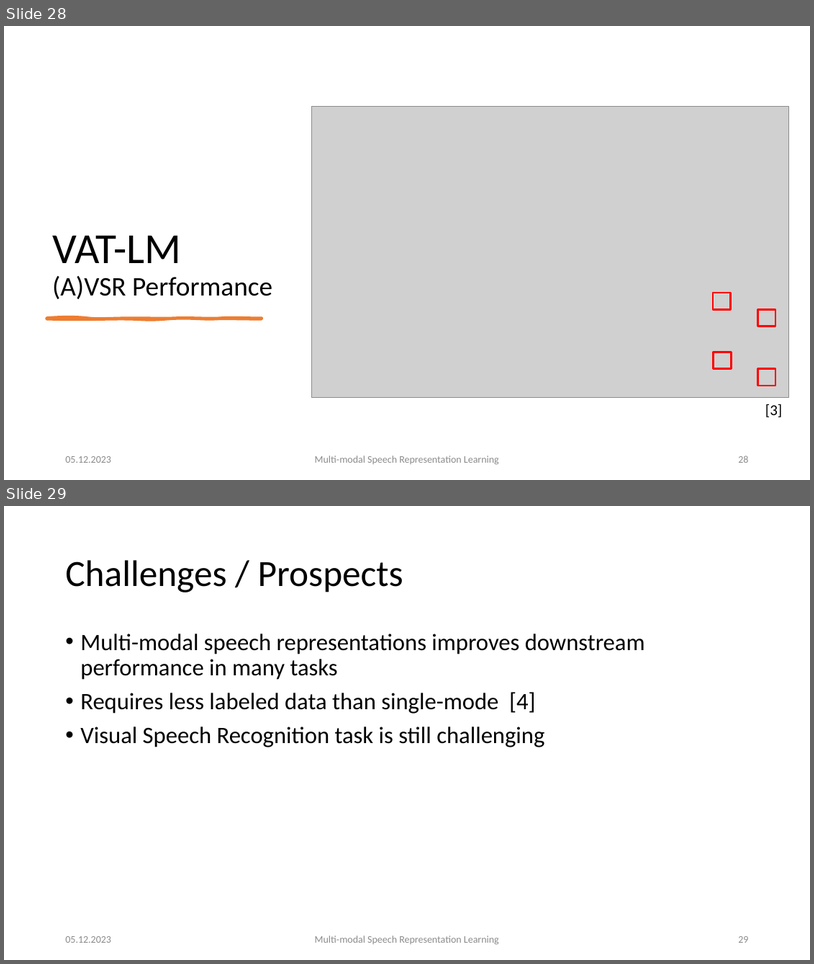
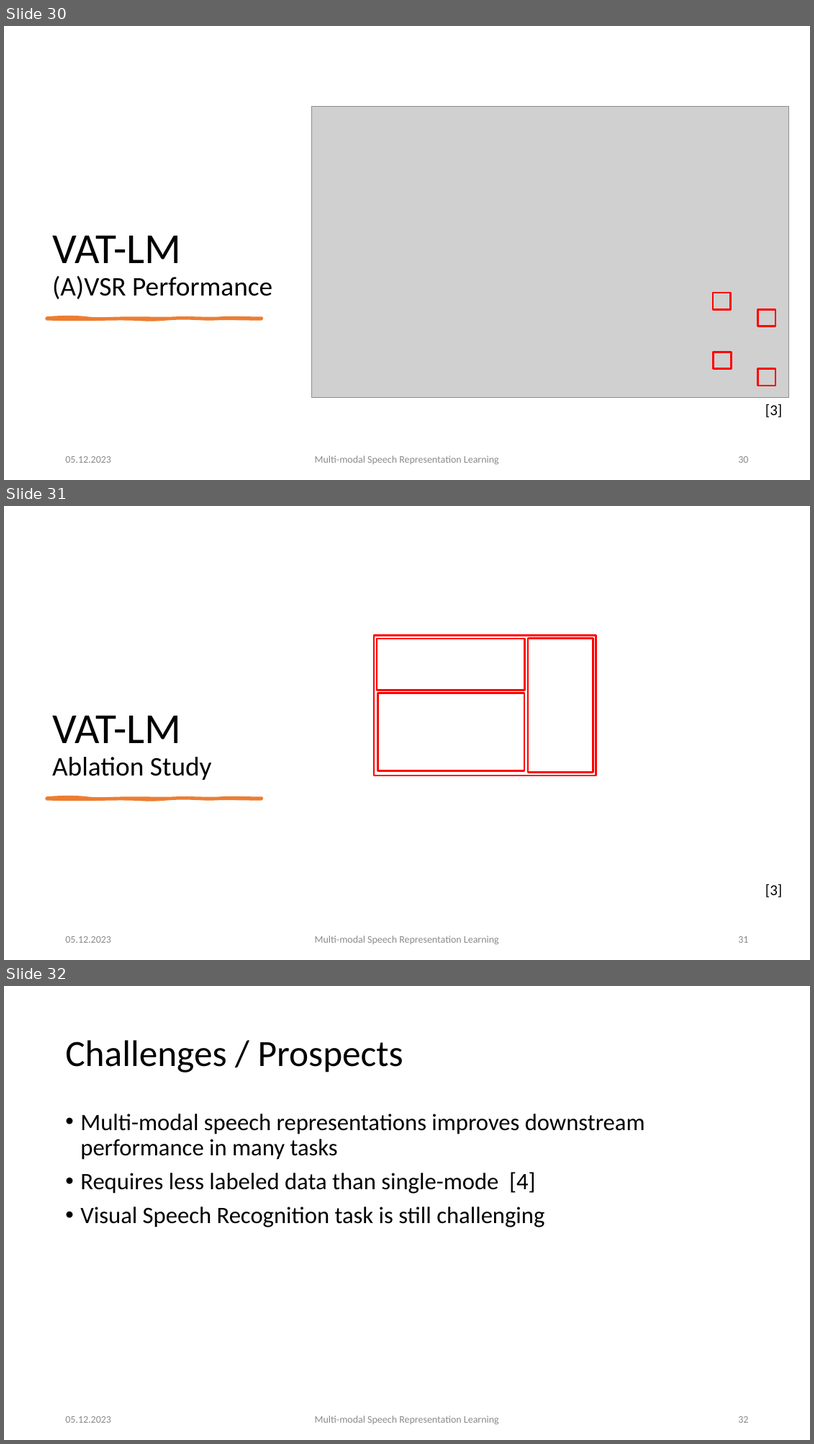
Before and after one commit to carlos-schmidt/nn-seminar, a slide deck: presentation.pptx. Shown one above the other, each under a label of ours: slides 28 and 29 before the commit, slides 30, 31 and 32 after it. The pictures are 814x964 and 814x1444 pixels, drawn with LibreOffice and Linux fonts; fonts in the diff are those of the drawing; grey boxes stand for pictures. Boxes give left, top, right and bottom in pixels: in the first picture for what was removed or moved away, otherwise in the second. Text is boxed around its words. In the diff, an @@ line names an element or a change of style, - is before the commit and + after.

Commit message:
Add some ablation studies

```diff
--- a/presentation.pptx
+++ b/presentation.pptx
@@ slide 31 added at box(4, 506, 810, 960), background #FFFFFF @@
@@ rectangle added at box(374, 636, 597, 775), outline #FF0000 2.25 pt @@
@@ rectangle added at box(377, 638, 525, 690), outline #FF0000 2.25 pt @@
@@ rectangle added at box(528, 638, 594, 772), outline #FF0000 2.25 pt @@
@@ rectangle added at box(378, 693, 525, 771), outline #FF0000 2.25 pt @@
@@ title added at box(52, 715, 212, 780), 32 pt, text #000000 @@
+VAT-LM
+Ablation Study
@@ freeform shape added at box(46, 798, 262, 799), fill #ED7D31, outline #ED7D31 3 pt @@
@@ text added at box(766, 883, 782, 897), 18 pt, text #000000 @@
+[3]
@@ text added at box(65, 936, 111, 942), 12 pt, text #8C8C8C @@
+05.12.2023
@@ text added at box(315, 935, 499, 944), 12 pt, text #8C8C8C @@
+Multi-modal Speech Representation Learning
@@ page number added at box(738, 936, 748, 942), 12 pt, text #8C8C8C @@
+31
@@ what was slide 28 is now slide 30 @@
@@ page number at box(738, 456, 748, 462): text changed @@
-28
+30
@@ what was slide 29 is now slide 32 @@
@@ page number at box(738, 1416, 748, 1422): text changed @@
-29
+32
```
Also in this commit, not shown: 14 slides changed, 2 other slides added.
